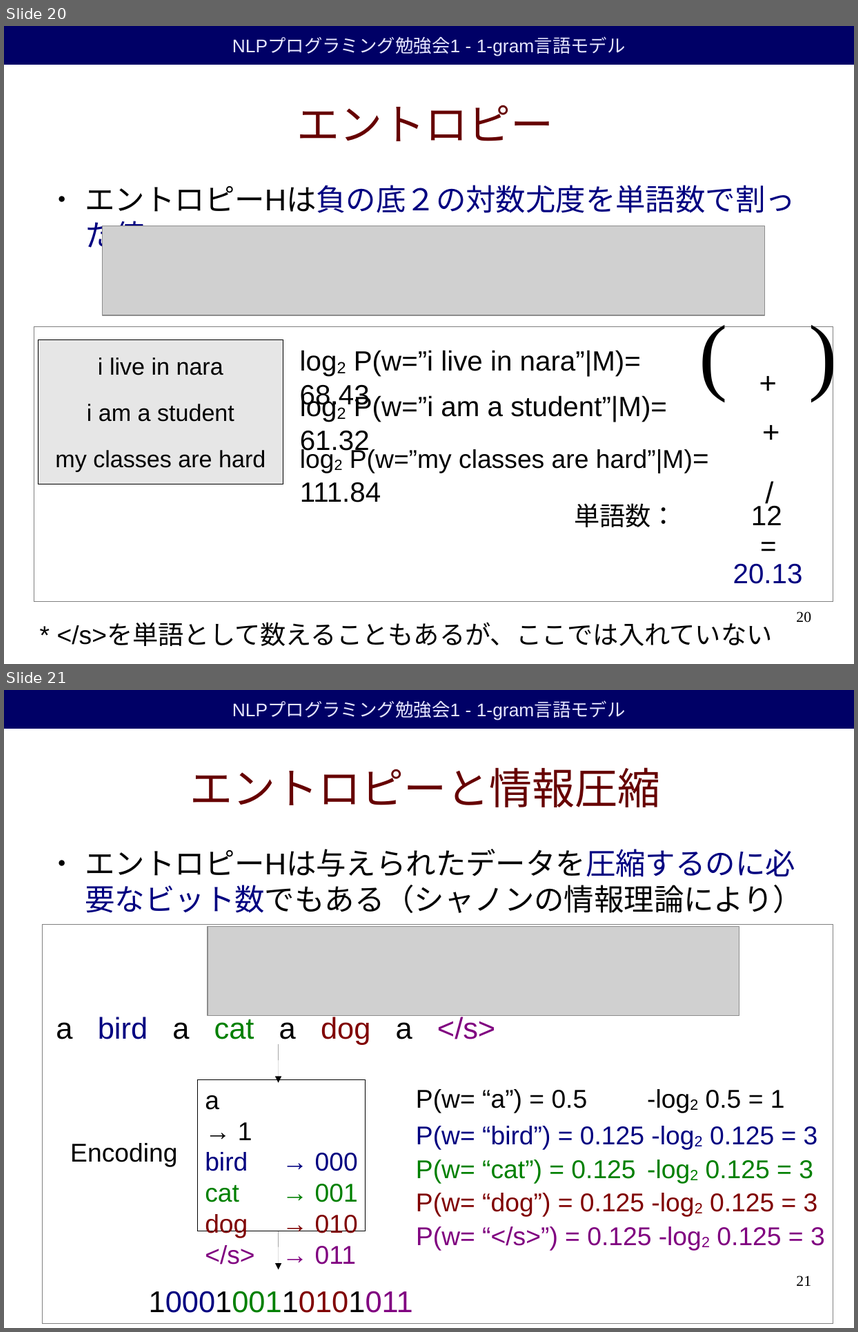
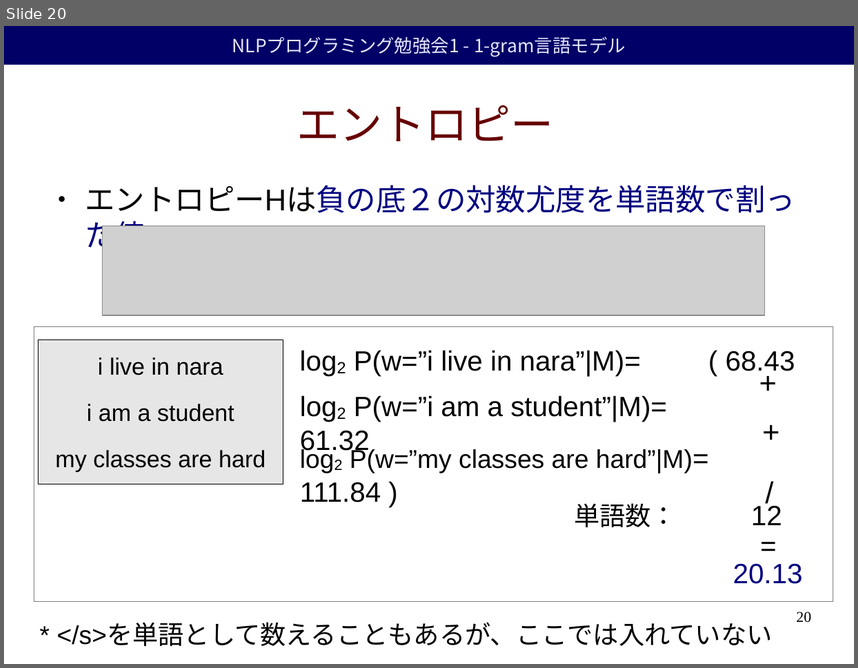
Before and after one commit to duffrind/nlppractice, a slide deck: download/01-unigramlm/nlp-programming-ja-01-unigramlm.odp. Shown one above the other, each under a label of ours: slides 20 and 21 before the commit, slide 20 after it. The pictures are 858x1332 and 858x668 pixels, drawn with LibreOffice and Linux fonts; fonts in the diff are those of the drawing; grey boxes stand for pictures; background and template pictures are left out. Boxes give left, top, right and bottom in pixels: in the first picture for what was removed or moved away, otherwise in the second. Text is boxed around its words. In the diff, an @@ line names an element or a change of style, - is before the commit and + after.

```diff
--- a/download/01-unigramlm/nlp-programming-ja-01-unigramlm.odp
+++ b/download/01-unigramlm/nlp-programming-ja-01-unigramlm.odp
@@ slide 21 removed at [4, 690, 854, 1328], background #FFFFFF; not listed: 1 template element that a slide beside it also shows @@
@@ title removed at [190, 767, 660, 807] @@
-エントロピーと情報圧縮
@@ text removed at [85, 849, 804, 913] @@
-● エントロピーHは与えられたデータを圧縮するのに必要なビット数でもある（シャノンの情報理論により）
@@ rectangle removed at [43, 925, 833, 1323] @@
@@ picture removed at [208, 926, 739, 1016] @@
@@ text removed at [56, 1015, 495, 1045] @@
-a bird a cat a dog a </s>
@@ arrow removed from (279, 1044) to (279, 1083) @@
@@ rectangle removed at [198, 1080, 366, 1231] @@
-a → 1
-bird → 000
-cat → 001
-dog → 010
-</s> → 011
@@ text removed at [416, 1089, 785, 1113] @@
-P(w= “a”) = 0.5 -log2 0.5 = 1
@@ text removed at [70, 1143, 177, 1167] @@
-Encoding
@@ text removed at [416, 1125, 818, 1150] @@
-P(w= “bird”) = 0.125 -log2 0.125 = 3
@@ text removed at [416, 1159, 813, 1183] @@
-P(w= “cat”) = 0.125 -log2 0.125 = 3
@@ text removed at [416, 1192, 818, 1216] @@
-P(w= “dog”) = 0.125 -log2 0.125 = 3
@@ text removed at [416, 1226, 825, 1250] @@
-P(w= “</s>”) = 0.125 -log2 0.125 = 3
@@ arrow removed from (279, 1231) to (279, 1270) @@
@@ page number removed at [796, 1275, 811, 1285] @@
-21
@@ text removed at [149, 1290, 413, 1312] @@
-1000100110101011
@@ slide 20 changed as well @@
@@ rectangle "NLPプログラミング勉強会1 - 1-gram言語モデル" at [4, 26, 854, 65]: font Arial to Noto Sans CJK JP @@
@@ text removed at [692, 294, 741, 479] @@
-(
@@ text removed at [802, 294, 850, 479] @@
-)
@@ text at [354, 350, 795, 376]: text changed @@
-log2 P(w=”i live in nara”|M)= 68.43
+log2 P(w=”i live in nara”|M)= ( 68.43
@@ text at [300, 448, 693, 502]: text changed @@
-log2 P(w=”my classes are hard”|M)= 111.84
+log2 P(w=”my classes are hard”|M)= 111.84 )
```
Also in this commit, not shown: 25 other slides changed, 5 other files.
